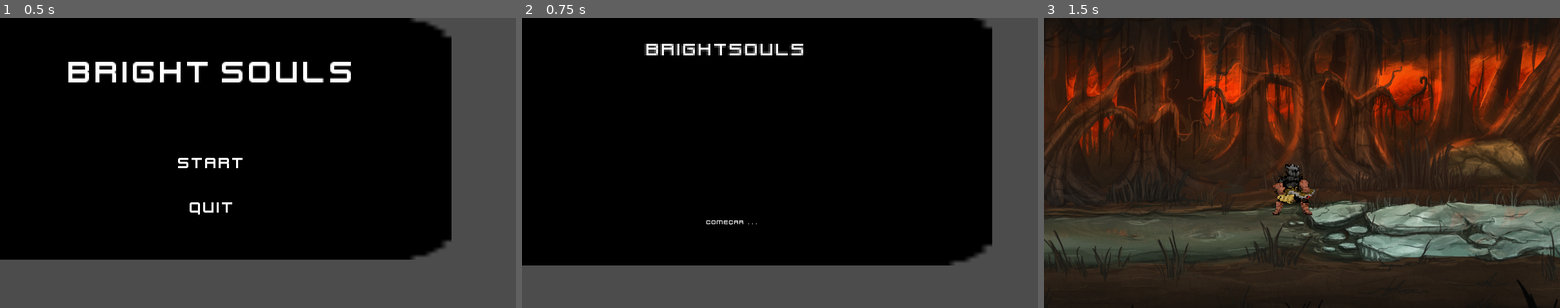
Above: before the commit, frames 1-3 (left to right).
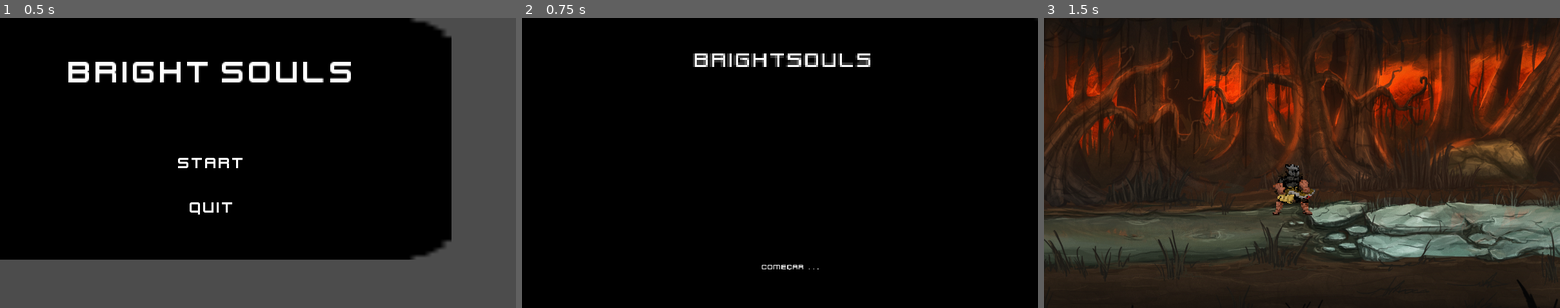
Above: after the commit, the same moments.

Repository: DouglasKosvoski/Bright
Game: Godot game, scene res://Scenes/MAIN_MENU.tscn
Two runs of this game, one before a commit and one after it. Both use one fixed random seed, a clock stepped at 60 frames per second and the inputs below. The engine's default icon, where the game draws it, is replaced by a stand-in: a white triangle on a blue panel in a dark square.
Inputs:
- Up to frame 1 (0.5 s): no input
- Up to frame 2 (0.75 s): click "start" at 0.5 s
- Up to frame 3 (1.5 s): click "COMEÇAR . . ." at 1.25 s

Frame 1 is identical in both runs. In frame 2, 25% of the frame differs, in the area x 0-100%, y 0-100%; in frame 3, nothing differs.

Commit message:
ajuste dos elementos da tela para se ajustarem a nova resolucao

Diff:
--- a/Scenes/INTRO.tscn
+++ b/Scenes/INTRO.tscn
@@ -29,6 +29,8 @@
 font_data = ExtResource( 4 )
 
 [node name="MENU" type="Node2D"]
+position = Vector2( 40, 10 )
+scale = Vector2( 1.12, 1.2 )
 script = ExtResource( 1 )
 
 [node name="Sprite" type="Sprite" parent="."]
@@ -39,9 +41,9 @@
 texture = ExtResource( 2 )
 
 [node name="Control" type="Control" parent="."]
-margin_left = 363.72
+margin_left = 401.786
 margin_top = -4.29591
-margin_right = 403.72
+margin_right = 441.786
 margin_bottom = 35.7041
 script = ExtResource( 3 )
 
